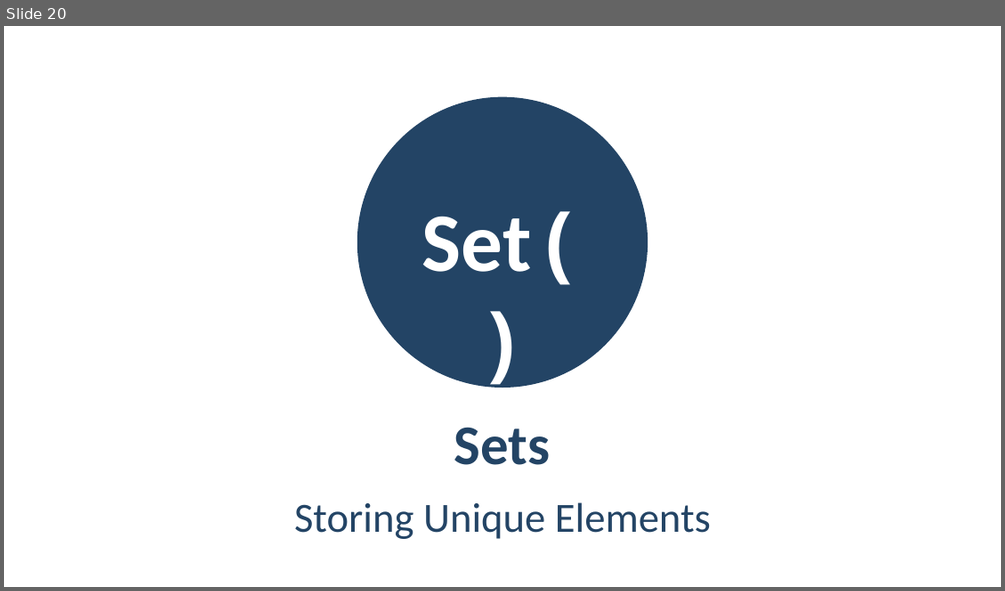
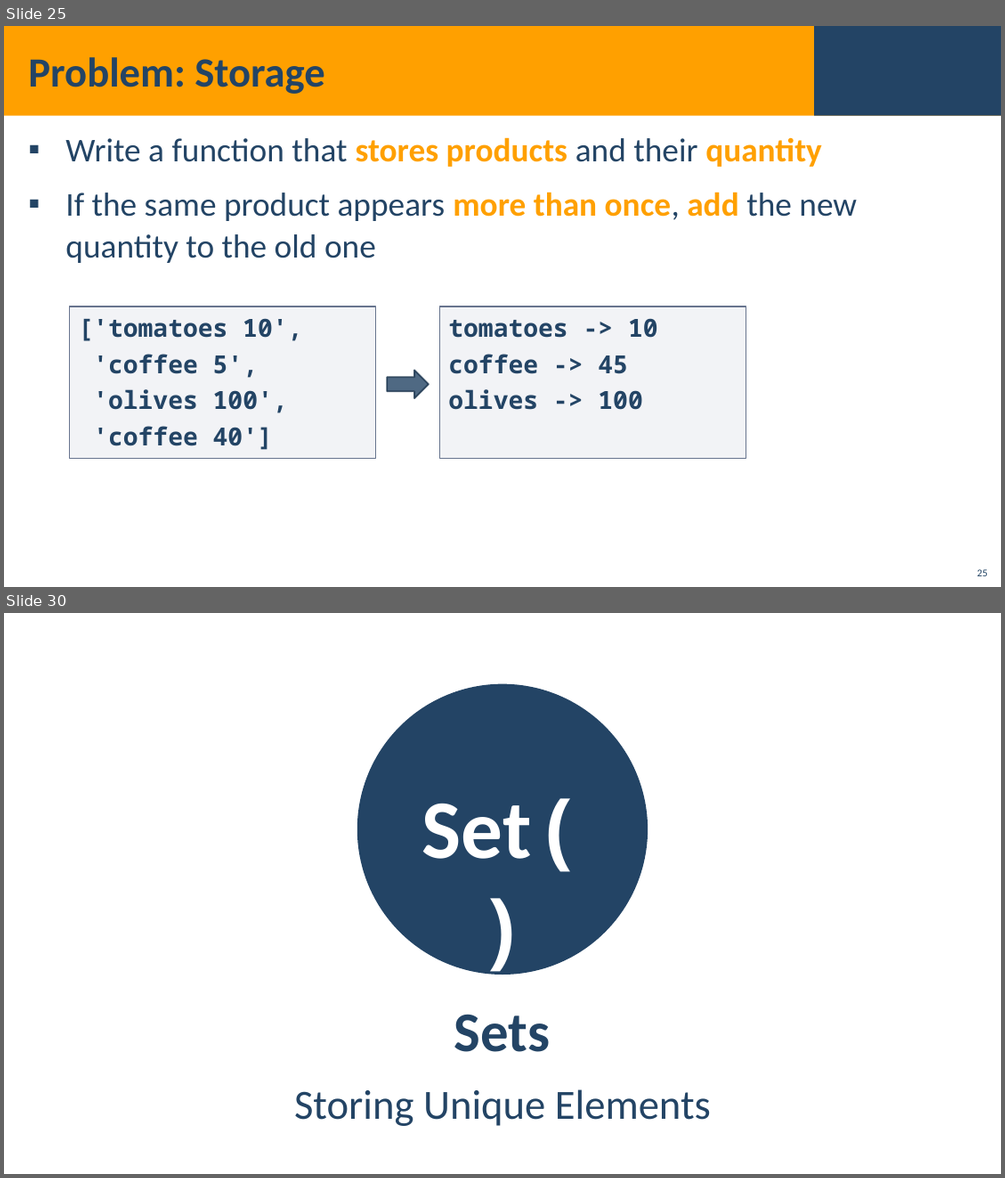
Before and after one commit to YordanovPetar/SoftUni, a slide deck: JavaScriptFundamentals/07_AssociativeArrays/07_1_AssociativeArraysLab/08. JS-Fundamentals-Associative-Arrays.pptx. Shown one above the other, each under a label of ours: slide 20 before the commit, slides 25 and 30 after it; the slides between them are not shown. The pictures are 1005x591 and 1005x1178 pixels, drawn with LibreOffice and Linux fonts; fonts in the diff are those of the drawing; background and template pictures are left out. Boxes give left, top, right and bottom in pixels: in the first picture for what was removed or moved away, otherwise in the second. Text is boxed around its words. In the diff, an @@ line names an element or a change of style, - is before the commit and + after.

```diff
--- a/JavaScriptFundamentals/07_AssociativeArrays/07_1_AssociativeArraysLab/08. JS-Fundamentals-Associative-Arrays.pptx
+++ b/JavaScriptFundamentals/07_AssociativeArrays/07_1_AssociativeArraysLab/08. JS-Fundamentals-Associative-Arrays.pptx
@@ slide 25 added at (4, 26, 1001, 587), background picture (left out) @@
@@ rectangle added at (4, 26, 1001, 116), fill #FFA000 @@
@@ rectangle added at (814, 26, 1001, 116), fill #234465 @@
@@ title added at (28, 57, 324, 94), 40 pt, text #234465, bold @@
+Problem: Storage
@@ text added at (65, 137, 857, 263), 32 pt, text #234465 @@
+▪ Write a function that stores products and their quantity
+▪ If the same product appears more than once, add the new quantity to the old one
@@ rectangle added at (70, 306, 376, 459), fill #ADB4C3 at 15% opacity, outline #67748E 1 pt, 24 pt, text #234465, bold @@
+['tomatoes 10',
+'coffee 5',
+'olives 100',
+'coffee 40']
@@ rectangle added at (440, 306, 746, 459), fill #ADB4C3 at 15% opacity, outline #67748E 1 pt, 24 pt, text #234465, bold @@
+tomatoes -> 10
+coffee -> 45
+olives -> 100
@@ right arrow added at (387, 370, 429, 398), fill #234465 at 80% opacity, outline #1A334C 1.5 pt @@
@@ page number added at (977, 569, 987, 576), 10 pt, text #234465 @@
+25
@@ what was slide 20 is now slide 30 @@
```
Also in this commit, not shown: 2 slides changed, 10 other slides added, 1 slide removed, 8 other files.
